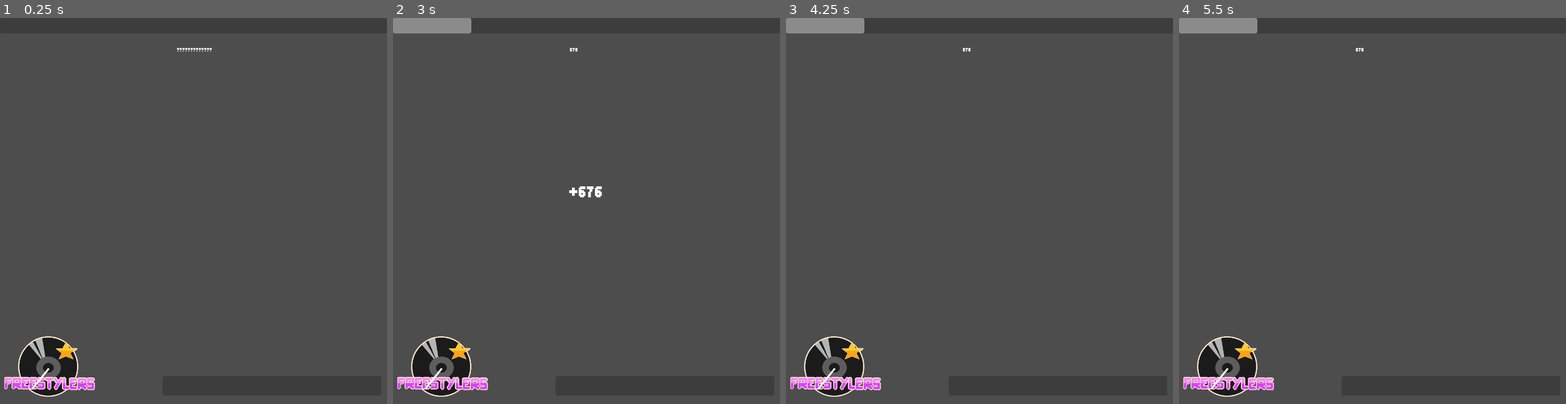
Above: before the commit, frames 1-4 (left to right).
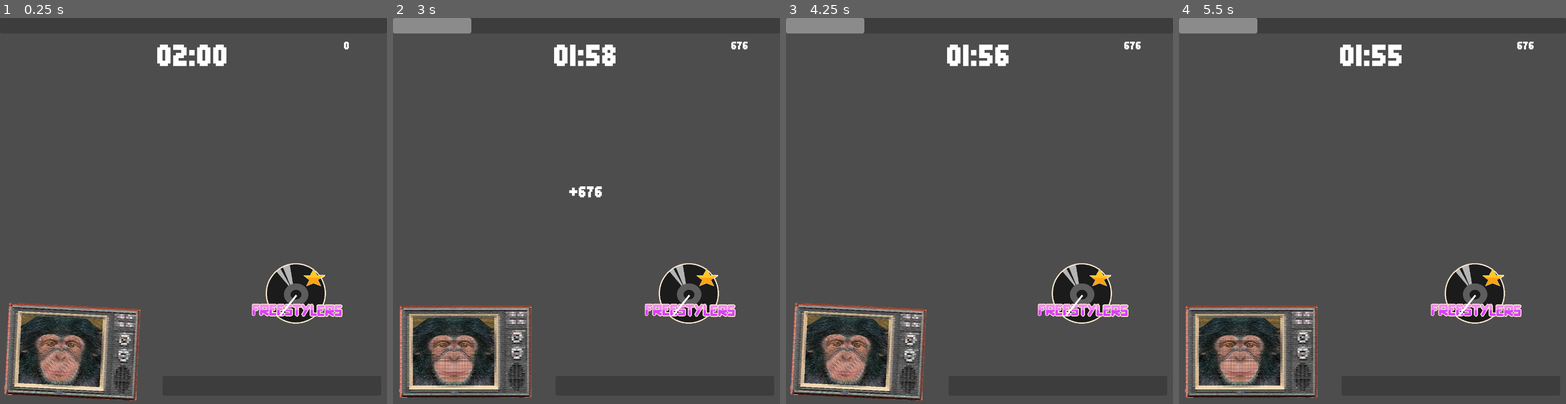
Above: after the commit, the same moments.

Repository: freesstylers/GoofyAhhCar
Game: Godot game, scene res://Assets/Scenes/UI test.tscn
Same seed, same stepped clock (60 frames per second), same inputs: the game is played once before the commit and once after it. Before the commit the project has no main scene; this scene is started directly in both runs.
Inputs:
- Up to frame 1 (0.25 s): no input
- Up to frame 2 (3 s): hold Right (right) 0.53-1.28 s; hold Down (back) 1.28-2.03 s; hold Right (right) 2.03-2.78 s; hold Space (Accelerate) from 2.78 s (still down)
- Up to frame 3 (4.25 s): release Space (Accelerate) at 3.53 s; hold Left (left) from 3.53 s (still down)
- Up to frame 4 (5.5 s): release Left (left) at 5.03 s; hold Down (back) from 5.03 s (still down)

The runs differ from the first frame. In frame 1, 8.8% of the frame differs, in the area x 1-91%, y 6-100%; in frame 2, 8.8%; in frame 3, 8.8%; in frame 4, 8.8%.
Error before the commit: Invalid access to property or key 'Points' on a base object of type 'Nil'. (res://Assets/Scripts/gameUI/pointsIndicator.gd:7)

Commit message:
ui casi casi e

Diff:
--- /dev/null
+++ b/clusy-cart/Assets/Prefabs/Game/TV_UI.tscn
@@ -0,0 +1,88 @@
+[gd_scene load_steps=12 format=3 uid="uid://bste7jyrt8w8n"]
+
+[ext_resource type="Texture2D" uid="uid://c7ubrual6jmhe" path="res://Assets/Sprites/MonkeyTV/tv.png" id="1_6tnxy"]
+[ext_resource type="Script" path="res://Assets/Scripts/gameUI/TVMove.gd" id="2_2w2fi"]
+[ext_resource type="Texture2D" uid="uid://dectekjqjbnee" path="res://Assets/Sprites/MonkeyTV/monkeyAngry.png" id="3_x5b2l"]
+[ext_resource type="Texture2D" uid="uid://dlarih3g3crww" path="res://Assets/Sprites/MonkeyTV/monkeyMischief.png" id="4_ddo7g"]
+[ext_resource type="Texture2D" uid="uid://dtnaaiyoaplcr" path="res://Assets/Sprites/MonkeyTV/idle.png" id="5_ibkdu"]
+[ext_resource type="Texture2D" uid="uid://cjli028fxdc3l" path="res://Assets/Sprites/MonkeyTV/monkeylaugh.png" id="6_o7gxp"]
+[ext_resource type="Texture2D" uid="uid://dx3xb54ihro50" path="res://Assets/Sprites/MonkeyTV/monkeyLaugh2.png" id="7_4r2xu"]
+[ext_resource type="Texture2D" uid="uid://cesgllks8iwk7" path="res://Assets/Sprites/MonkeyTV/monkeyLaugh3.png" id="8_a01lb"]
+[ext_resource type="Texture2D" uid="uid://cj5ynkw0mjpgk" path="res://Assets/Sprites/MonkeyTV/monkeyPOG.png" id="9_e8d4x"]
+[ext_resource type="Script" path="res://Assets/Scripts/gameUI/monkeyFace.gd" id="10_x0qgq"]
+
+[sub_resource type="SpriteFrames" id="SpriteFrames_dxsxa"]
+animations = [{
+"frames": [{
+"duration": 1.0,
+"texture": ExtResource("3_x5b2l")
+}],
+"loop": true,
+"name": &"angry1",
+"speed": 5.0
+}, {
+"frames": [{
+"duration": 1.0,
+"texture": ExtResource("4_ddo7g")
+}],
+"loop": true,
+"name": &"angry2",
+"speed": 5.0
+}, {
+"frames": [{
+"duration": 1.0,
+"texture": ExtResource("5_ibkdu")
+}],
+"loop": true,
+"name": &"default",
+"speed": 5.0
+}, {
+"frames": [{
+"duration": 1.0,
+"texture": ExtResource("6_o7gxp")
+}],
+"loop": true,
+"name": &"laugh1",
+"speed": 5.0
+}, {
+"frames": [{
+"duration": 1.0,
+"texture": ExtResource("7_4r2xu")
+}],
+"loop": true,
+"name": &"laugh2",
+"speed": 5.0
+}, {
+"frames": [{
+"duration": 1.0,
+"texture": ExtResource("8_a01lb")
+}],
+"loop": true,
+"name": &"laugh3",
+"speed": 5.0
+}, {
+"frames": [{
+"duration": 1.0,
+"texture": ExtResource("9_e8d4x")
+}],
+"loop": true,
+"name": &"pog",
+"speed": 5.0
+}]
+
+[node name="TV" type="TextureRect"]
+anchors_preset = -1
+anchor_right = 0.428125
+anchor_bottom = 0.296875
+pivot_offset = Vector2(274, 190)
+texture = ExtResource("1_6tnxy")
+expand_mode = 1
+script = ExtResource("2_2w2fi")
+metadata/_edit_use_anchors_ = true
+
+[node name="Monkey" type="AnimatedSprite2D" parent="."]
+z_index = -1
+position = Vector2(226, 186)
+scale = Vector2(0.7, 0.582635)
+sprite_frames = SubResource("SpriteFrames_dxsxa")
+script = ExtResource("10_x0qgq")
--- a/clusy-cart/Assets/Prefabs/Game/tv.tscn
+++ b/clusy-cart/Assets/Prefabs/Game/tv.tscn
@@ -1,92 +1,13 @@
-[gd_scene load_steps=12 format=3 uid="uid://bv131o76lgvv5"]
+[gd_scene load_steps=2 format=3 uid="uid://bv131o76lgvv5"]
 
-[ext_resource type="Texture2D" uid="uid://dectekjqjbnee" path="res://Assets/Sprites/MonkeyTV/monkeyAngry.png" id="1_ekkm7"]
-[ext_resource type="Texture2D" uid="uid://dtnaaiyoaplcr" path="res://Assets/Sprites/MonkeyTV/idle.png" id="1_rn30u"]
-[ext_resource type="Texture2D" uid="uid://c7ubrual6jmhe" path="res://Assets/Sprites/MonkeyTV/tv.png" id="2_rx4n3"]
-[ext_resource type="Script" path="res://Assets/Scripts/gameUI/TVMove.gd" id="2_wni3m"]
-[ext_resource type="Texture2D" uid="uid://cjli028fxdc3l" path="res://Assets/Sprites/MonkeyTV/monkeylaugh.png" id="3_18uwb"]
-[ext_resource type="Texture2D" uid="uid://dx3xb54ihro50" path="res://Assets/Sprites/MonkeyTV/monkeyLaugh2.png" id="4_j02a5"]
-[ext_resource type="Texture2D" uid="uid://cesgllks8iwk7" path="res://Assets/Sprites/MonkeyTV/monkeyLaugh3.png" id="5_dvtqj"]
-[ext_resource type="Texture2D" uid="uid://dlarih3g3crww" path="res://Assets/Sprites/MonkeyTV/monkeyMischief.png" id="6_i06a3"]
-[ext_resource type="Texture2D" uid="uid://cj5ynkw0mjpgk" path="res://Assets/Sprites/MonkeyTV/monkeyPOG.png" id="7_3sdco"]
-[ext_resource type="Script" path="res://Assets/Scripts/gameUI/monkeyFace.gd" id="9_65hds"]
-
-[sub_resource type="SpriteFrames" id="SpriteFrames_dxsxa"]
-animations = [{
-"frames": [{
-"duration": 1.0,
-"texture": ExtResource("1_ekkm7")
-}],
-"loop": true,
-"name": &"angry1",
-"speed": 5.0
-}, {
-"frames": [{
-"duration": 1.0,
-"texture": ExtResource("6_i06a3")
-}],
-"loop": true,
-"name": &"angry2",
-"speed": 5.0
-}, {
-"frames": [{
-"duration": 1.0,
-"texture": ExtResource("1_rn30u")
-}],
-"loop": true,
-"name": &"default",
-"speed": 5.0
-}, {
-"frames": [{
-"duration": 1.0,
-"texture": ExtResource("3_18uwb")
-}],
-"loop": true,
-"name": &"laugh1",
-"speed": 5.0
-}, {
-"frames": [{
-"duration": 1.0,
-"texture": ExtResource("4_j02a5")
-}],
-"loop": true,
-"name": &"laugh2",
-"speed": 5.0
-}, {
-"frames": [{
-"duration": 1.0,
-"texture": ExtResource("5_dvtqj")
-}],
-"loop": true,
-"name": &"laugh3",
-"speed": 5.0
-}, {
-"frames": [{
-"duration": 1.0,
-"texture": ExtResource("7_3sdco")
-}],
-"loop": true,
-"name": &"pog",
-"speed": 5.0
-}]
+[ext_resource type="PackedScene" uid="uid://bste7jyrt8w8n" path="res://Assets/Prefabs/Game/TV_UI.tscn" id="1_kxddu"]
 
 [node name="TV" type="Control"]
 layout_mode = 3
-anchors_preset = 0
+anchor_right = 0.5
+anchor_bottom = 0.338
+offset_right = -640.0
+offset_bottom = -432.64
 
-[node name="TV" type="TextureRect" parent="."]
+[node name="TV" parent="." instance=ExtResource("1_kxddu")]
 layout_mode = 0
-offset_left = 118.0
-offset_top = 62.0
-offset_right = 666.0
-offset_bottom = 442.0
-pivot_offset = Vector2(274, 190)
-texture = ExtResource("2_rx4n3")
-expand_mode = 1
-script = ExtResource("2_wni3m")
-
-[node name="Monkey" type="AnimatedSprite2D" parent="TV"]
-position = Vector2(226, 192)
-scale = Vector2(0.668, 0.556)
-sprite_frames = SubResource("SpriteFrames_dxsxa")
-script = ExtResource("9_65hds")
--- a/clusy-cart/Assets/Prefabs/game_manager.tscn
+++ b/clusy-cart/Assets/Prefabs/game_manager.tscn
@@ -4,3 +4,4 @@
 
 [node name="GameManager" type="Node"]
 script = ExtResource("1_6yetx")
+GameTime = 121
--- /dev/null
+++ b/clusy-cart/Assets/Prefabs/game_ui.tscn
@@ -0,0 +1,110 @@
+[gd_scene load_steps=12 format=3 uid="uid://dwb23gaj5yft2"]
+
+[ext_resource type="Theme" uid="uid://ccsfly34nw0wv" path="res://Assets/Themes/MainMenuTheme.tres" id="1_soq82"]
+[ext_resource type="Script" path="res://Assets/Scripts/gameUI/GameUIManager.gd" id="2_dukw8"]
+[ext_resource type="PackedScene" uid="uid://df8e5sy3ga16" path="res://Assets/Prefabs/Game/gasMeter.tscn" id="3_utivj"]
+[ext_resource type="PackedScene" uid="uid://bkt3u3yo0vskc" path="res://Assets/Prefabs/Game/exp_bar.tscn" id="4_2ejo6"]
+[ext_resource type="PackedScene" uid="uid://c57gjs6f7y1rs" path="res://Assets/Prefabs/Game/speed_meter.tscn" id="5_fsn16"]
+[ext_resource type="PackedScene" uid="uid://bn0e6vrb0rly7" path="res://Assets/Prefabs/Game/Level Up Panel.tscn" id="6_4cnsr"]
+[ext_resource type="Script" path="res://Assets/Scripts/gameUI/pointsIndicator.gd" id="7_ck5ba"]
+[ext_resource type="Script" path="res://Assets/Scripts/gameUI/timer.gd" id="8_xwcvf"]
+[ext_resource type="Script" path="res://Assets/Scripts/test/ParticlesPoints.gd" id="9_mtrn8"]
+[ext_resource type="PackedScene" uid="uid://bstnh7hielj7e" path="res://Assets/Prefabs/Game/point_particle.tscn" id="10_iu3rp"]
+[ext_resource type="PackedScene" uid="uid://bste7jyrt8w8n" path="res://Assets/Prefabs/Game/TV_UI.tscn" id="11_jkdus"]
+
+[node name="Game UI" type="Control" node_paths=PackedStringArray("LevelUpMenu")]
+layout_mode = 3
+anchors_preset = 15
+anchor_right = 1.0
+anchor_bottom = 1.0
+grow_horizontal = 2
+grow_vertical = 2
+theme = ExtResource("1_soq82")
+script = ExtResource("2_dukw8")
+LevelUpMenu = NodePath("level up menu")
+metadata/_edit_use_anchors_ = true
+
+[node name="HP_Bar" parent="." instance=ExtResource("3_utivj")]
+layout_mode = 1
+anchor_left = 0.420312
+anchor_top = 0.925
+anchor_right = 0.985156
+anchor_bottom = 0.975781
+offset_right = 0.0
+offset_bottom = 0.0
+grow_horizontal = 0
+grow_vertical = 0
+
+[node name="EXP bar" parent="." instance=ExtResource("4_2ejo6")]
+layout_mode = 1
+anchors_preset = -1
+anchor_bottom = 0.0398437
+offset_bottom = 0.0
+metadata/_edit_use_anchors_ = true
+
+[node name="speed meter" parent="." instance=ExtResource("5_fsn16")]
+layout_mode = 1
+anchor_left = 0.639844
+anchor_top = 0.611719
+anchor_right = 0.889719
+anchor_bottom = 0.811719
+grow_vertical = 1
+
+[node name="level up menu" parent="." instance=ExtResource("6_4cnsr")]
+visible = false
+z_index = 60
+layout_mode = 1
+grow_horizontal = 1
+grow_vertical = 1
+
+[node name="points" type="Label" parent="."]
+layout_mode = 1
+anchors_preset = -1
+anchor_left = 0.796875
+anchor_top = 0.0523437
+anchor_right = 0.996094
+anchor_bottom = 0.0898438
+theme_override_font_sizes/font_size = 51
+text = "?????????????"
+horizontal_alignment = 1
+vertical_alignment = 1
+script = ExtResource("7_ck5ba")
+metadata/_edit_use_anchors_ = true
+
+[node name="timer" type="Label" parent="."]
+layout_mode = 1
+anchors_preset = -1
+anchor_left = 0.271094
+anchor_top = 0.0484375
+anchor_right = 0.728906
+anchor_bottom = 0.172656
+grow_horizontal = 2
+theme_override_font_sizes/font_size = 141
+text = "00:00"
+horizontal_alignment = 1
+script = ExtResource("8_xwcvf")
+metadata/_edit_use_anchors_ = true
+
+[node name="ParticleSpawner" type="Control" parent="."]
+layout_mode = 1
+anchor_left = 0.45
+anchor_top = 0.470313
+anchor_right = 0.45
+anchor_bottom = 0.470313
+grow_horizontal = 2
+grow_vertical = 2
+script = ExtResource("9_mtrn8")
+particle = ExtResource("10_iu3rp")
+metadata/_edit_use_anchors_ = true
+
+[node name="TV" parent="." instance=ExtResource("11_jkdus")]
+layout_mode = 1
+anchor_left = 0.0154688
+anchor_top = 0.74375
+anchor_right = 0.357969
+anchor_bottom = 0.98125
+offset_left = -54.8
+offset_top = -38.0
+offset_right = 54.8
+offset_bottom = 38.0
+scale = Vector2(0.8, 0.8)
--- a/clusy-cart/Assets/Scenes/UI test.tscn
+++ b/clusy-cart/Assets/Scenes/UI test.tscn
@@ -1,15 +1,7 @@
-[gd_scene load_steps=11 format=3 uid="uid://c650k1eh1suet"]
+[gd_scene load_steps=3 format=3 uid="uid://c650k1eh1suet"]
 
-[ext_resource type="PackedScene" uid="uid://df8e5sy3ga16" path="res://Assets/Prefabs/Game/gasMeter.tscn" id="1_7lnja"]
-[ext_resource type="Theme" uid="uid://ccsfly34nw0wv" path="res://Assets/Themes/MainMenuTheme.tres" id="1_bjny1"]
-[ext_resource type="Script" path="res://Assets/Scripts/gameUI/GameUIManager.gd" id="2_kqik8"]
-[ext_resource type="PackedScene" uid="uid://c57gjs6f7y1rs" path="res://Assets/Prefabs/Game/speed_meter.tscn" id="2_ybaca"]
-[ext_resource type="PackedScene" uid="uid://bkt3u3yo0vskc" path="res://Assets/Prefabs/Game/exp_bar.tscn" id="3_t2hj1"]
-[ext_resource type="PackedScene" uid="uid://bn0e6vrb0rly7" path="res://Assets/Prefabs/Game/Level Up Panel.tscn" id="4_ry28i"]
-[ext_resource type="PackedScene" path="res://Assets/Prefabs/Game/point_particle.tscn" id="6_m35xq"]
-[ext_resource type="Script" path="res://Assets/Scripts/test/ParticlesPoints.gd" id="7_1al6i"]
-[ext_resource type="Script" path="res://Assets/Scripts/gameUI/pointsIndicator.gd" id="8_8nore"]
-[ext_resource type="PackedScene" path="res://Assets/Prefabs/game_manager.tscn" id="9_en646"]
+[ext_resource type="PackedScene" uid="uid://dwb23gaj5yft2" path="res://Assets/Prefabs/game_ui.tscn" id="2_kb0mj"]
+[ext_resource type="PackedScene" uid="uid://df5a7fpwactp3" path="res://Assets/Prefabs/game_manager.tscn" id="9_en646"]
 
 [node name="Node" type="Node"]
 
@@ -17,73 +9,4 @@
 
 [node name="CanvasLayer" type="CanvasLayer" parent="."]
 
-[node name="Game UI" type="Control" parent="CanvasLayer" node_paths=PackedStringArray("LevelUpMenu")]
-layout_mode = 3
-anchors_preset = 15
-anchor_right = 1.0
-anchor_bottom = 1.0
-grow_horizontal = 2
-grow_vertical = 2
-theme = ExtResource("1_bjny1")
-script = ExtResource("2_kqik8")
-LevelUpMenu = NodePath("level up menu")
-metadata/_edit_use_anchors_ = true
-
-[node name="Gasolina" parent="CanvasLayer/Game UI" instance=ExtResource("1_7lnja")]
-layout_mode = 1
-anchor_left = 0.420312
-anchor_top = 0.925
-anchor_right = 0.985156
-anchor_bottom = 0.975781
-offset_right = 0.0
-offset_bottom = 0.0
-grow_horizontal = 0
-grow_vertical = 0
-
-[node name="EXP bar" parent="CanvasLayer/Game UI" instance=ExtResource("3_t2hj1")]
-layout_mode = 1
-anchors_preset = -1
-anchor_bottom = 0.0398437
-offset_bottom = 0.0
-metadata/_edit_use_anchors_ = true
-
-[node name="speed meter" parent="CanvasLayer/Game UI" instance=ExtResource("2_ybaca")]
-layout_mode = 1
-anchor_top = 0.800781
-anchor_right = 0.249875
-anchor_bottom = 1.00078
-grow_vertical = 1
-
-[node name="level up menu" parent="CanvasLayer/Game UI" instance=ExtResource("4_ry28i")]
-visible = false
-z_index = 60
-layout_mode = 1
-grow_horizontal = 1
-grow_vertical = 1
-
-[node name="points" type="Label" parent="CanvasLayer/Game UI"]
-layout_mode = 1
-anchors_preset = -1
-anchor_left = 0.457031
-anchor_top = 0.0734375
-anchor_right = 0.548437
-anchor_bottom = 0.090625
-text = "?????????????"
-script = ExtResource("8_8nore")
-metadata/_edit_use_anchors_ = true
-
-[node name="ParticleSpawner" type="Control" parent="CanvasLayer/Game UI"]
-layout_mode = 1
-anchors_preset = 8
-anchor_left = 0.5
-anchor_top = 0.5
-anchor_right = 0.5
-anchor_bottom = 0.5
-offset_left = -64.0
-offset_top = -38.0
-offset_right = -64.0
-offset_bottom = -38.0
-grow_horizontal = 2
-grow_vertical = 2
-script = ExtResource("7_1al6i")
-particle = ExtResource("6_m35xq")
+[node name="Game UI" parent="CanvasLayer" instance=ExtResource("2_kb0mj")]
--- a/clusy-cart/Assets/Scripts/GameManager.gd
+++ b/clusy-cart/Assets/Scripts/GameManager.gd
@@ -1,10 +1,14 @@
 class_name GameManager
 extends Node
+
+@export var GameTime : int
 
 var Points = 0
 var Experience = 0
 var ExpNextLevel = 0
 var Level = 0
+
+var TimeLeft = 0
 
 
 
@@ -13,11 +17,21 @@
 
 # Called when the node enters the scene tree for the first time.
 func _init():
-	ExpNextLevel = NextLevelCalc()
+	Globals.GameMan = self
 	Globals.exp_gain.connect(expGain)
+	pass
 
 func _ready():
-	Globals.GameMan = self
+	TimeLeft = GameTime
+	ExpNextLevel = NextLevelCalc()
+	pass
+
+func _process(delta):
+	TimeLeft -= delta
+	if(TimeLeft <= 0):
+		Globals.game_over.emit(false)
+		pass
+	pass
 
 func expGain(exp : float, points : float):
 	Points += points
--- a/clusy-cart/Assets/Scripts/gameUI/Level Up Panel.gd
+++ b/clusy-cart/Assets/Scripts/gameUI/Level Up Panel.gd
@@ -25,7 +25,7 @@
 
 			pass
 		Skills.HP:
-
+			Globals.hp_change.emit(1)
 			pass
 
 	get_tree().paused = false
--- a/clusy-cart/Assets/Scripts/gameUI/pointsIndicator.gd
+++ b/clusy-cart/Assets/Scripts/gameUI/pointsIndicator.gd
@@ -2,7 +2,7 @@
 
 
 # Called when the node enters the scene tree for the first time.
-func _init():
+func _ready():
 	Globals.exp_gain.connect(expGain)
 	text = str(Globals.GameMan.Points)
 	pass # Replace with function body.
--- /dev/null
+++ b/clusy-cart/Assets/Scripts/gameUI/timer.gd
@@ -0,0 +1,14 @@
+extends Label
+
+
+# Called when the node enters the scene tree for the first time.
+func _ready():
+	pass # Replace with function body.
+
+
+# Called every frame. 'delta' is the elapsed time since the previous frame.
+func _process(delta):
+	var t = Globals.GameMan.TimeLeft
+
+	text = "{0}:{1}".format(["%02d" % int(t / 60), "%02d" % fmod(t, 60)])
+	pass
--- a/clusy-cart/Globals.gd
+++ b/clusy-cart/Globals.gd
@@ -24,3 +24,4 @@
 signal level_up()
 signal change_face(num:int)
 signal hp_change(num:int)
+signal game_over(playerDead : bool)
--- a/clusy-cart/project.godot
+++ b/clusy-cart/project.godot
@@ -11,6 +11,7 @@
 [application]
 
 config/name="clusy-cart"
+run/main_scene="res://Assets/Scenes/UI test.tscn"
 config/features=PackedStringArray("4.2", "GL Compatibility")
 config/icon="res://icon.svg"
 
